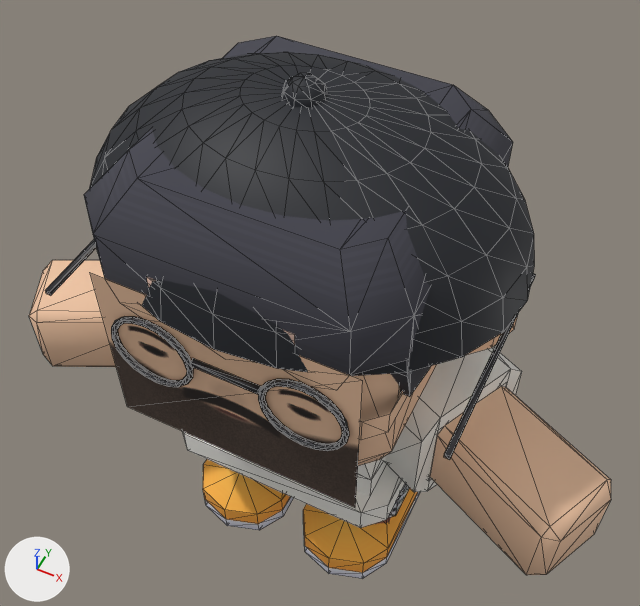
Before and after pictures for a commit that changed the glTF model public/models/characters/giuseppe.glb.
Before and after are seen from a 50 mm camera at (0.318, -0.6, 1.187) aimed at (-0.007, 0.049, 0.375). Arrows for +X, +Y and +Z are at lower left; the lights stay in place. The picture after the commit comes second. Mesh edges are drawn as thin lines. Vertices at exactly the same position are counted once.

Before the edit, the objects in view are built like this:
```python
me_body_mesh = bpy.data.meshes.new('body-mesh')
me_body_mesh.from_pydata(...)  # 261 vertices, 450 faces; spans x -0.384..0.384, y -0.107..0.163, z 0.0..0.368
# faces by material slot: [140, 160, 90, 60]
me_body_mesh.materials.append(mat_colormap)  # picture img_colormap
me_body_mesh.materials.append(mat_maglietta)  # white #f2f0ea
me_body_mesh.materials.append(mat_pantaloni)  # picture img_quadretti
me_body_mesh.materials.append(mat_pelle)  # beige #f1c6a4
me_head_mesh = bpy.data.meshes.new('head-mesh')
me_head_mesh.from_pydata(...)  # 694 vertices, 1225 faces; spans x -0.241..0.24, y -0.184..0.304, z 0.343..0.728
# faces by material slot: [97, 162, 436, 516, 2, 12]
me_head_mesh.materials.append(mat_colormap)  # picture img_colormap
me_head_mesh.materials.append(mat_pelle)  # beige #f1c6a4
me_head_mesh.materials.append(mat_berretto)  # black #1d2027
me_head_mesh.materials.append(mat_occhiali)  # black #2a2a2e
me_head_mesh.materials.append(mat_faccia)  # picture img_faccia
me_head_mesh.materials.append(mat_fascetta)  # beige #d9b8a8
ob_body_mesh = bpy.data.objects.new('body-mesh', me_body_mesh)
ob_body_mesh.location = (0.0, 0.0, 0.0)
ob_head_mesh = bpy.data.objects.new('head-mesh', me_head_mesh)
ob_head_mesh.location = (0.0, 0.0, 0.0)
```
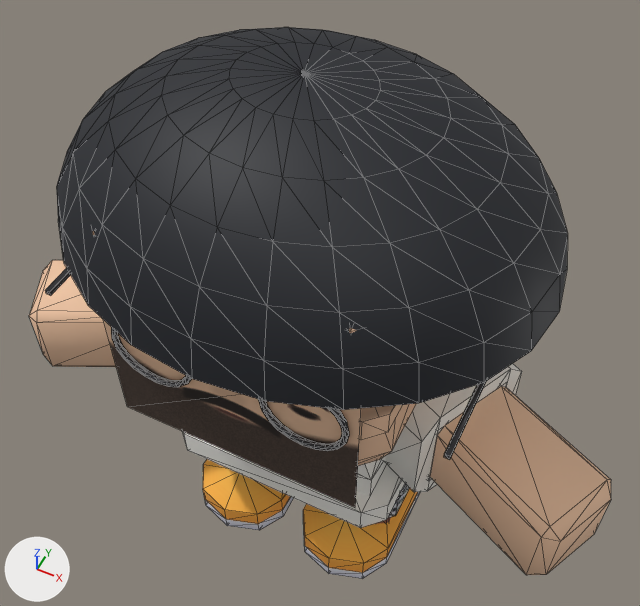
Patch to the scene script:
```diff
--- a/public/models/characters/giuseppe.glb.py
+++ b/public/models/characters/giuseppe.glb.py
@@ me_head_mesh @@
 # used by ob_head_mesh; location = (0.0, 0.0, 0.0)
-me_head_mesh.from_pydata(...)  # 694 vertices, 1225 faces; spans x -0.241..0.24, y -0.184..0.304, z 0.343..0.728
+me_head_mesh.from_pydata(...)  # 694 vertices, 1225 faces; spans x -0.272..0.272, y -0.221..0.304, z 0.343..0.731
+# me_head_mesh part 1: the loose piece of 145 vertices spanning x -0.241..0.24, y -0.184..0.192, z 0.547..0.711 is scaled about its middle by (1.13, 1.2, 1.12), then moved by (0.0, 0.0, 0.01)
+# me_head_mesh part 2: 97 faces spanning x -0.17..0.17, y -0.168..0.172, z 0.393..0.671 switch from mat_colormap (picture img_colormap) to mat_pelle (beige #f1c6a4)
 me_head_mesh.materials.append(mat_berretto)
```

Location of each change, (x1, y1, x2, y2) in pixels of the pictures (640 x 606 px; the box of a moved part takes in the faces that stretch with it):
'head-mesh', reshaped (7% wider)
    before: (45, 36, 536, 507)
    after: (45, 27, 568, 507)
part 1 of me_head_mesh, moved or reshaped
    before: (90, 52, 534, 376)
    after: (57, 27, 568, 410)
part 2 of me_head_mesh, recoloured
    before: (84, 36, 513, 397)
    after: (92, 231, 357, 333)
